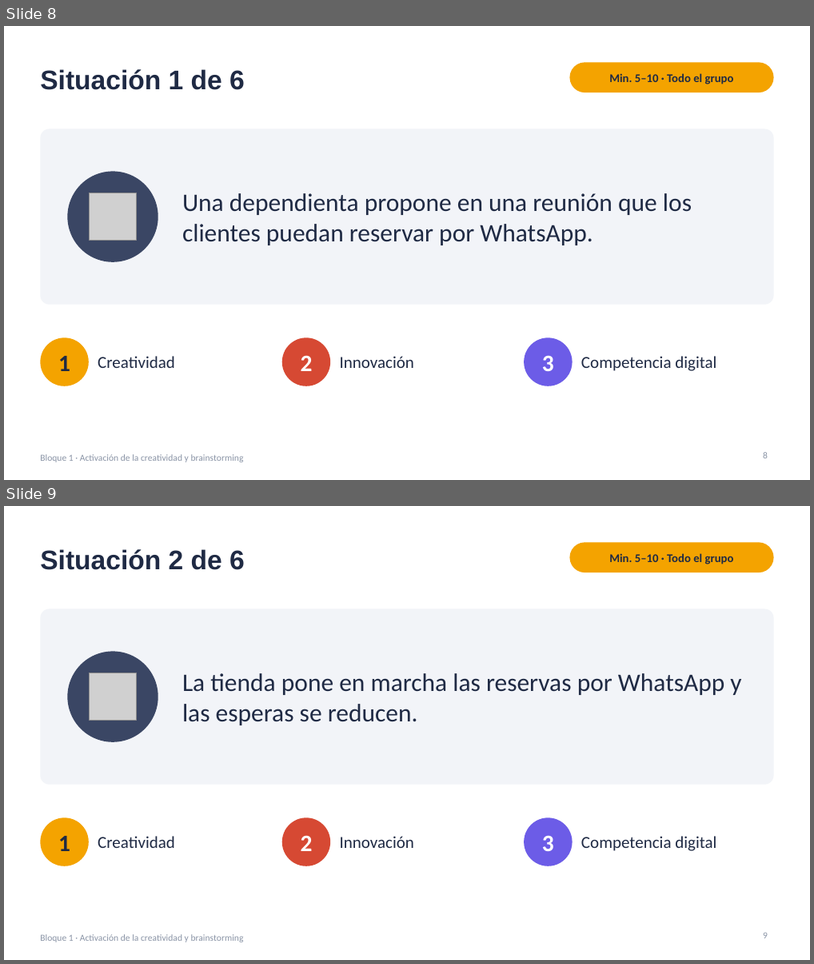
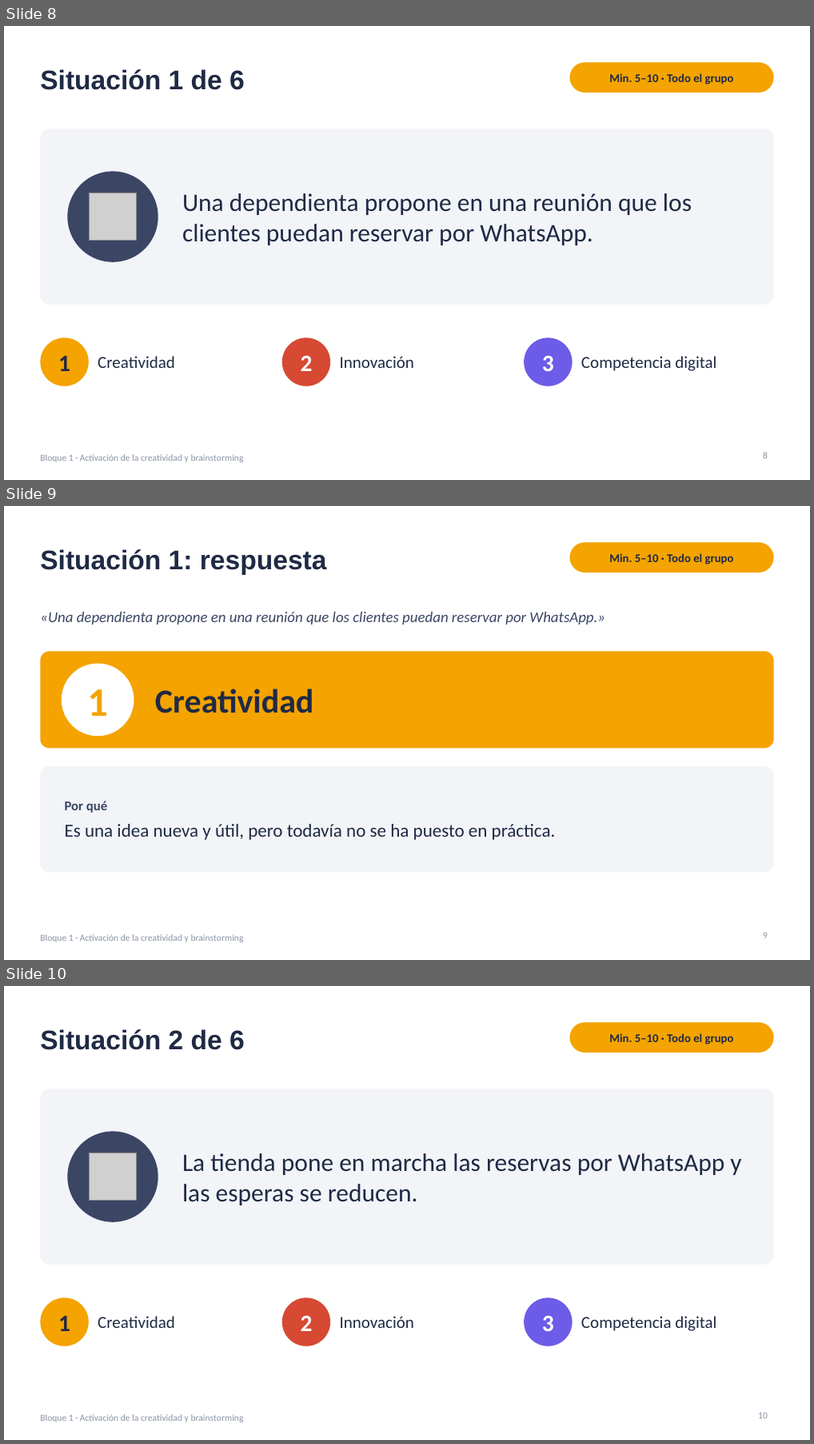
Before and after one commit to jjnieto/creatividad-ofimatica-ia, a slide deck: diapositivas/bloque1.pptx. Shown one above the other, each under a label of ours: slides 8 and 9 before the commit, slides 8, 9 and 10 after it. The pictures are 814x964 and 814x1444 pixels, drawn with LibreOffice and Linux fonts; fonts in the diff are those of the drawing; grey boxes stand for pictures. Boxes give left, top, right and bottom in pixels: in the first picture for what was removed or moved away, otherwise in the second. Text is boxed around its words. In the diff, an @@ line names an element or a change of style, - is before the commit and + after.

```diff
--- a/diapositivas/bloque1.pptx
+++ b/diapositivas/bloque1.pptx
@@ slide 9 added at <box>4,506,810,960</box>, background #FFFFFF; not listed: 1 template element that a slide beside it also shows @@
@@ title added at <box>40,549,327,575</box>, 32 pt, text #1F2A44, bold @@
+Situación 1: respuesta
@@ rounded rectangle added at <box>570,542,774,572</box>, fill #F4A300 @@
@@ text added at <box>610,553,734,564</box>, 14 pt, text #1F2A44, bold @@
+Min. 5–10 · Todo el grupo
@@ text added at <box>40,612,606,624</box>, 18 pt, text #3A4664, italic @@
+«Una dependienta propone en una reunión que los clientes puedan reservar por WhatsApp.»
@@ rounded rectangle added at <box>40,651,774,748</box>, fill #F4A300 @@
@@ ellipse added at <box>62,664,134,736</box>, fill #FFFFFF @@
@@ text added at <box>87,689,107,716</box>, 48 pt, text #F4A300, bold @@
+1
@@ text added at <box>155,688,314,713</box>, 40 pt, text #1F2A44, bold @@
+Creatividad
@@ rounded rectangle added at <box>40,766,774,872</box>, fill #F2F4F8 @@
@@ text added at <box>65,800,556,840</box>, 22 pt, text #1F2A44 @@
+Por qué
+Es una idea nueva y útil, pero todavía no se ha puesto en práctica.
@@ page number added at <box>763,932,768,938</box>, 11 pt, text #8A94A6 @@
+9
@@ what was slide 9 is now slide 10 @@
@@ page number at <box>758,1412,768,1418</box>: text changed @@
-9
+10
```
Also in this commit, not shown: 5 other slides added, 2 other files.
